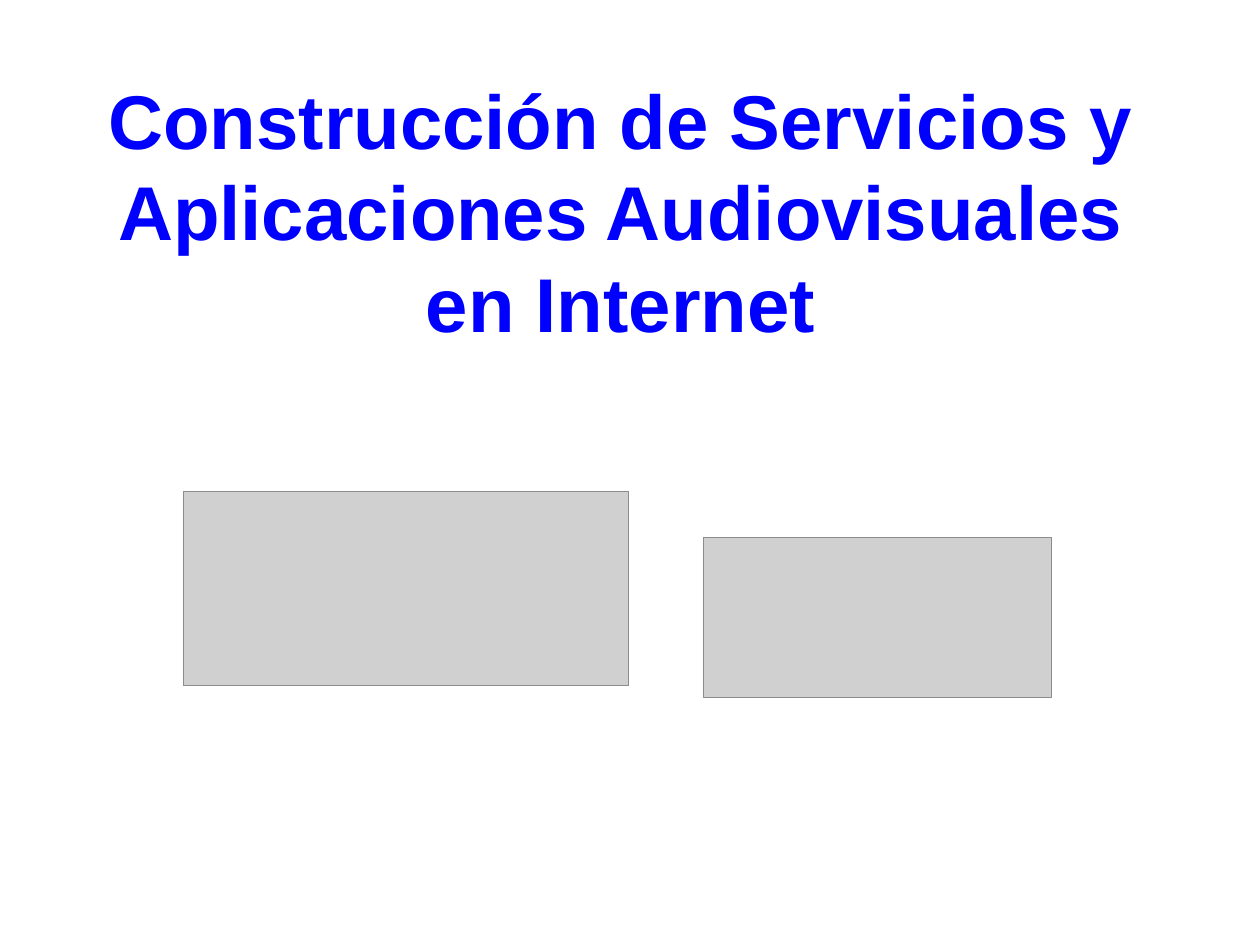
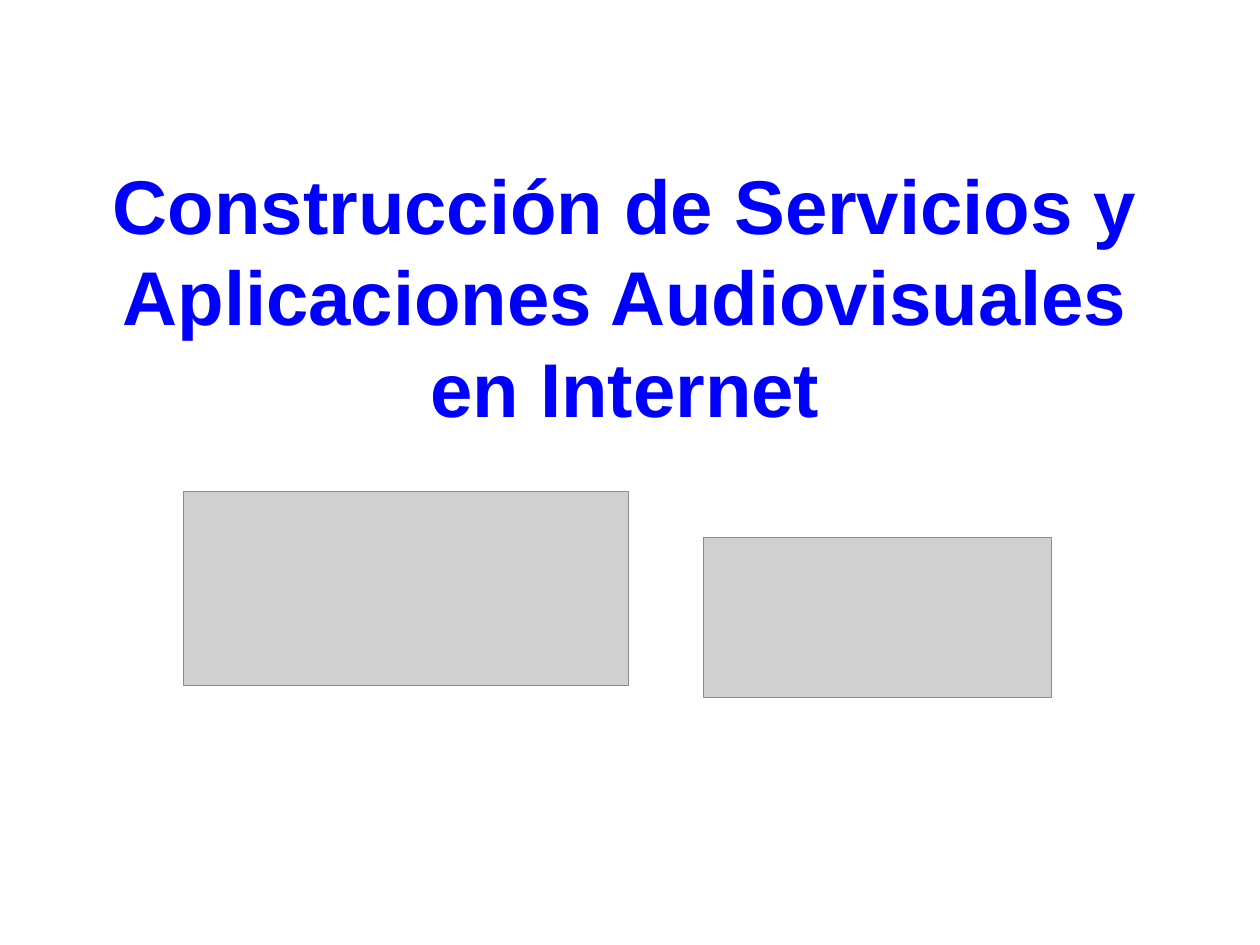
Before and after one commit to myTeachingURJC/2018-19-CSAAI, a slide deck: slide 1 of wiki/Portada/Portada.odp. Drawn at 1260x945 pixels with LibreOffice and Linux fonts; fonts in the diff are those of the drawing; grey boxes stand for pictures. Boxes give left, top, right and bottom in pixels: in the first picture for what was removed or moved away, otherwise in the second. Text is boxed around its words. In the diff, an @@ line names an element or a change of style, - is before the commit and + after.

```diff
--- a/wiki/Portada/Portada.odp
+++ b/wiki/Portada/Portada.odp
@@ title "Construcción de Servicios y Aplicaciones ..." moved from (x1=108, y1=93, x2=1131, y2=333) to (x1=113, y1=178, x2=1136, y2=418) @@
```
Also in this commit, not shown: 1 other file.
